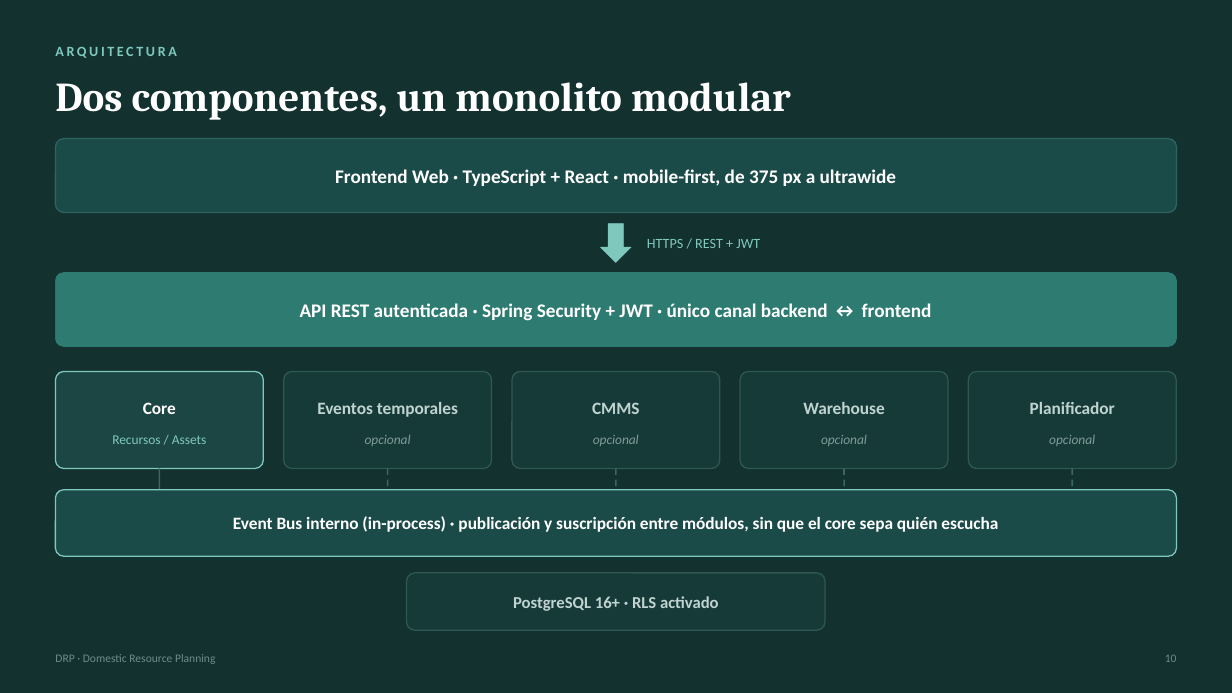
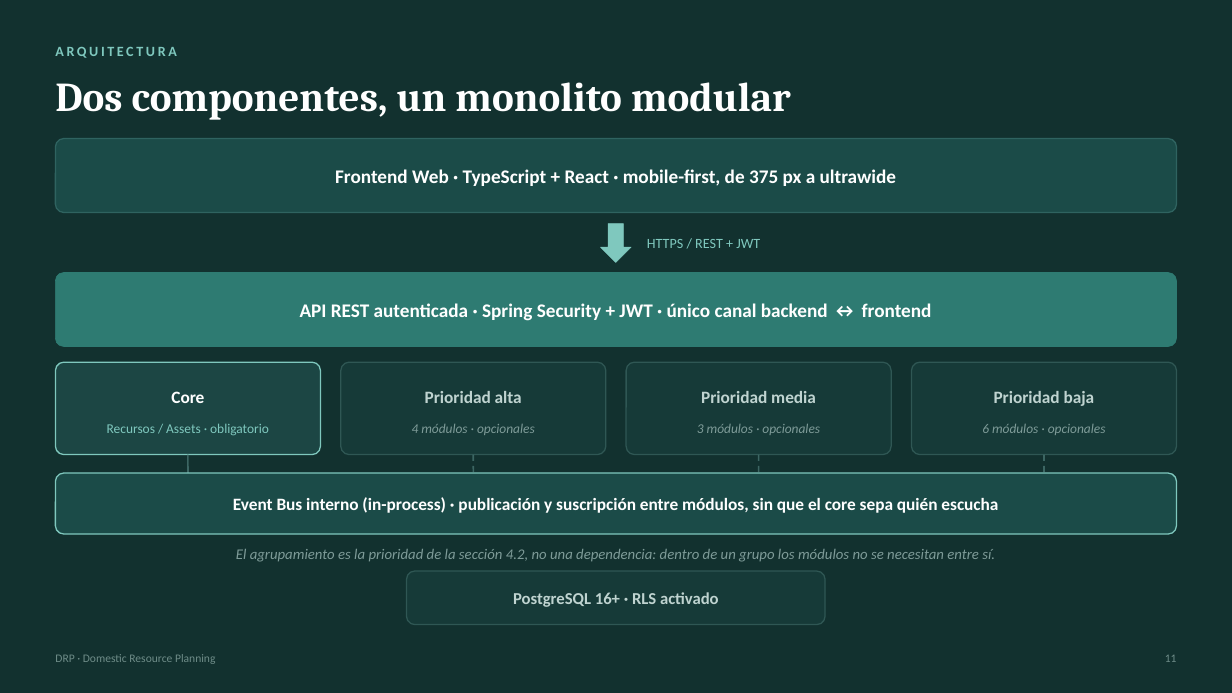
Before and after one commit to kikescribano/domestic_resource_planning, a slide deck: slide 12 of docs/common/marketing/DRP-resumen.pptx (slide 11 before the commit). Drawn at 1232x693 pixels with LibreOffice and Linux fonts; fonts in the diff are those of the drawing. Boxes give left, top, right and bottom in pixels: in the first picture for what was removed or moved away, otherwise in the second. Text is boxed around its words. In the diff, an @@ line names an element or a change of style, - is before the commit and + after.

```diff
--- a/docs/common/marketing/DRP-resumen.pptx
+++ b/docs/common/marketing/DRP-resumen.pptx
@@ rounded rectangle: place and size @@
-rounded rectangle at box(55, 372, 263, 469)
+rounded rectangle at box(55, 362, 321, 455)
@@ text "Core": place and size @@
-text "Core" at box(143, 402, 176, 414)
+text "Core" at box(171, 391, 204, 403)
@@ rounded rectangle: place and size @@
-rounded rectangle at box(284, 372, 492, 469)
+rounded rectangle at box(341, 362, 606, 455)
@@ rounded rectangle: place and size @@
-rounded rectangle at box(512, 372, 720, 469)
+rounded rectangle at box(627, 362, 892, 455)
@@ rounded rectangle: place and size @@
-rounded rectangle at box(740, 372, 948, 469)
+rounded rectangle at box(911, 362, 1177, 455)
@@ rounded rectangle removed at box(969, 372, 1177, 469) @@
@@ text at box(425, 391, 522, 403): text changed @@
-Eventos temporales
+Prioridad alta
@@ text at box(701, 391, 816, 403): text changed @@
-CMMS
+Prioridad media
@@ text at box(994, 391, 1095, 406): text changed @@
-Warehouse
+Prioridad baja
@@ text removed at box(1030, 402, 1115, 414) @@
-Planificador
@@ text at box(107, 423, 269, 435): text changed @@
-Recursos / Assets
+Recursos / Assets · obligatorio
@@ text at box(412, 424, 535, 435): text changed @@
-opcional
+4 módulos · opcionales
@@ text at box(697, 424, 820, 435): text changed @@
-opcional
+3 módulos · opcionales
@@ text at box(982, 424, 1106, 435): text changed @@
-opcional
+6 módulos · opcionales
@@ text removed at box(1049, 435, 1095, 446) @@
-opcional
@@ proportions changed in 6 elements at box(55, 362, 321, 455), box(341, 362, 606, 455), box(627, 362, 892, 455), box(911, 362, 1177, 455), box(407, 571, 825, 625), box(55, 473, 1177, 534) @@
@@ text "Event Bus interno (in-process) · ...": place and size @@
-text "Event Bus interno (in-process) · ..." at box(233, 516, 998, 532)
+text "Event Bus interno (in-process) · ..." at box(233, 497, 998, 513)
@@ rounded rectangle: place and size @@
-rounded rectangle at box(55, 490, 1177, 556)
+rounded rectangle at box(55, 473, 1177, 534)
@@ line moved from (160, 469) - (160, 490) to (188, 455) - (188, 473) @@
@@ line moved from (388, 469) - (388, 490) to (473, 455) - (473, 473) @@
@@ line moved from (616, 469) - (616, 490) to (759, 455) - (759, 473) @@
@@ line moved from (844, 469) - (844, 490) to (1044, 455) - (1044, 473) @@
@@ line removed from (1073, 469) to (1073, 490) @@
@@ text added at box(236, 549, 995, 562), 11.5 pt, text #7E9B98, italic @@
+El agrupamiento es la prioridad de la sección 4.2, no una dependencia: dentro de un grupo los módulos no se necesitan entre sí.
@@ text "PostgreSQL 16+ · RLS activado": place and size @@
-text "PostgreSQL 16+ · RLS activado" at box(513, 596, 719, 611)
+text "PostgreSQL 16+ · RLS activado" at box(513, 592, 719, 607)
@@ rounded rectangle: place and size @@
-rounded rectangle at box(407, 573, 825, 630)
+rounded rectangle at box(407, 571, 825, 625)
@@ text at box(1165, 655, 1177, 662): text changed @@
-10
+11
```
Also in this commit, not shown: 9 other slides changed, 1 slide added, 2 other files.
